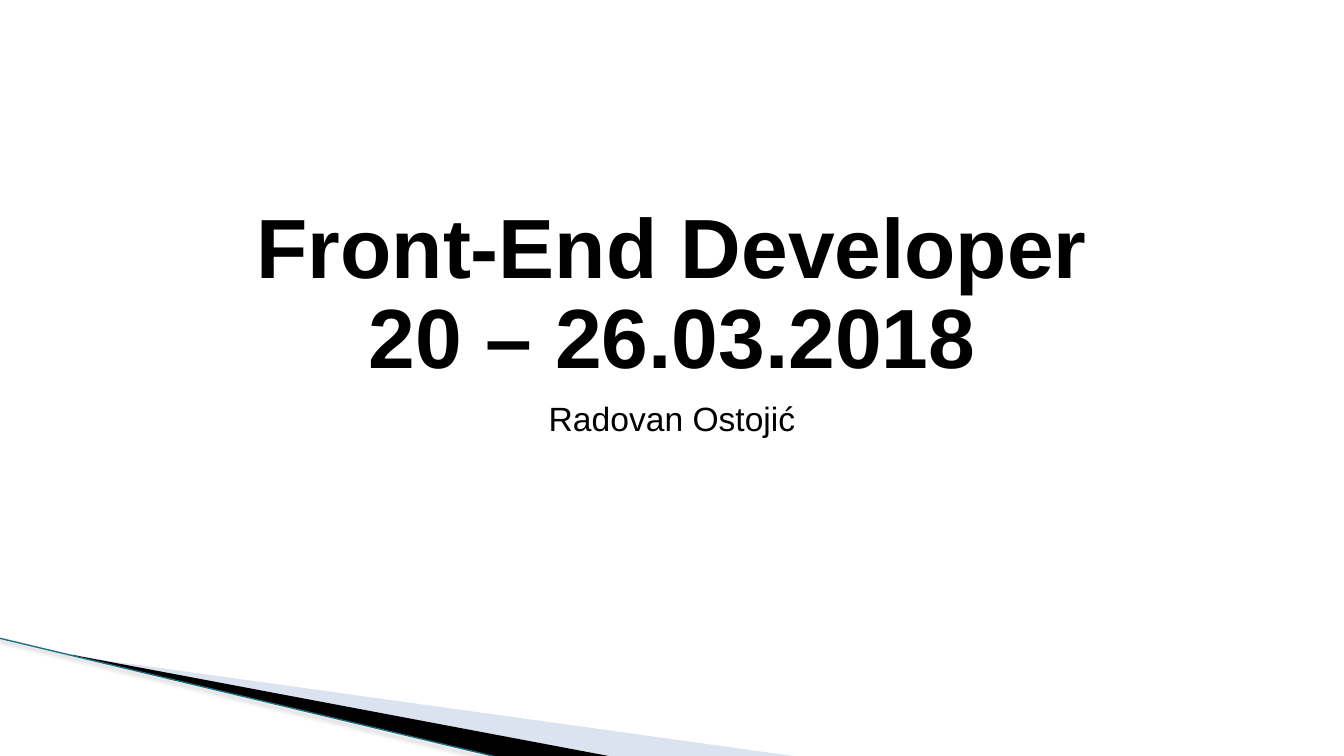
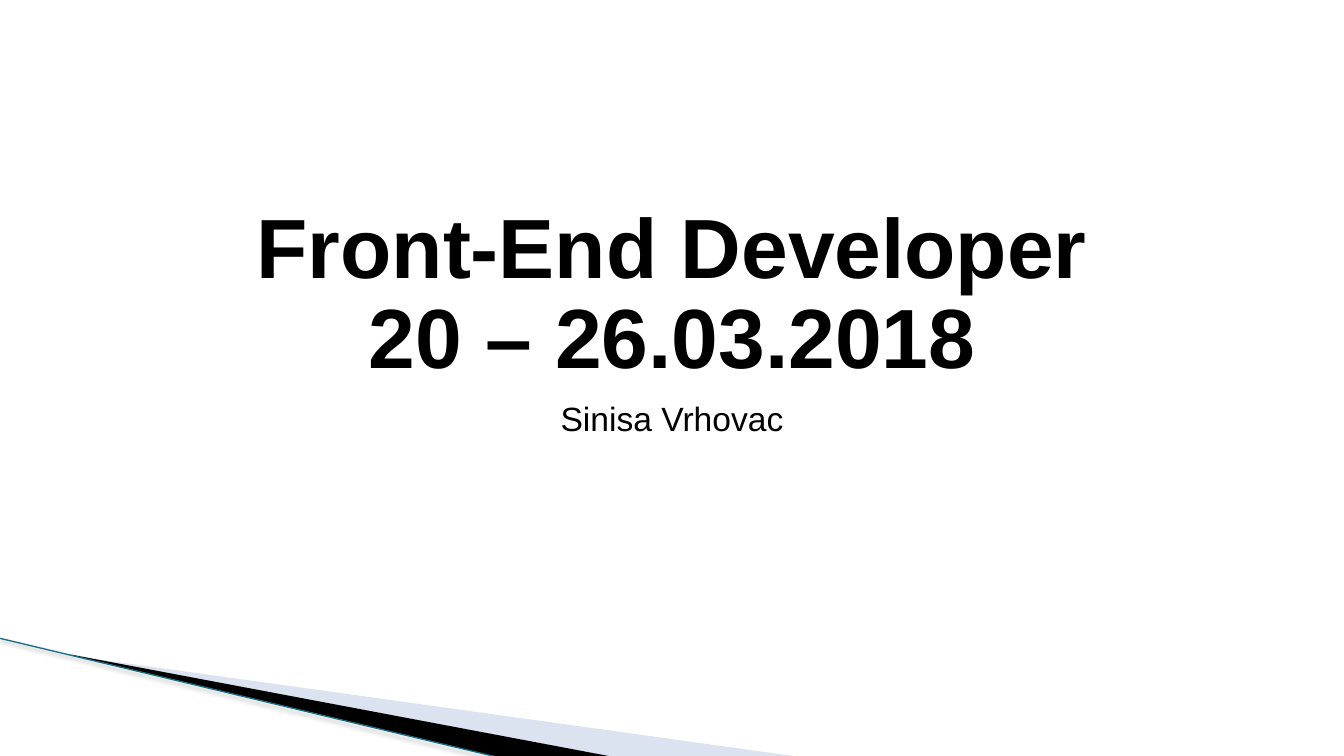
Before and after one commit to todalexcode/kurs-front-end, a slide deck: slide 1 of sesija-20/PPT/Front-End Developer-20.pptx. Drawn at 1344x756 pixels with LibreOffice and Linux fonts; fonts in the diff are those of the drawing; background and template pictures are left out. Boxes give left, top, right and bottom in pixels: in the first picture for what was removed or moved away, otherwise in the second. Text is boxed around its words. In the diff, an @@ line names an element or a change of style, - is before the commit and + after.

```diff
--- a/sesija-20/PPT/Front-End Developer-20.pptx
+++ b/sesija-20/PPT/Front-End Developer-20.pptx
@@ subtitle at (x1=561, y1=406, x2=783, y2=432): text changed @@
-Radovan Ostojić
+Sinisa Vrhovac
```
Also in this commit, not shown: 2 other slides changed, 15 slides added, 1 slide removed, 1 other file.
